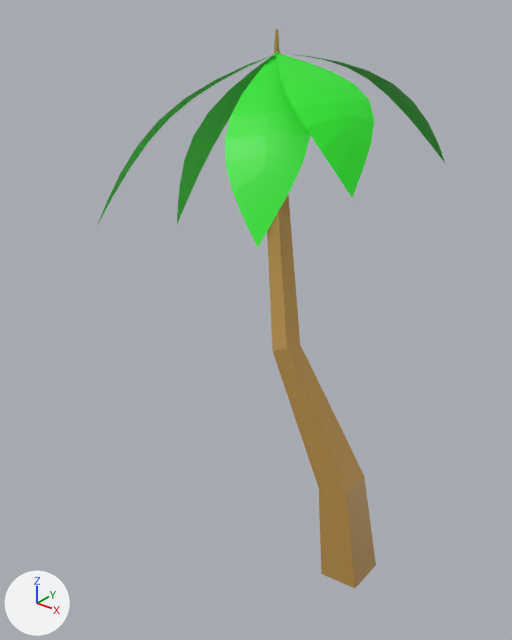
Two versions of the Blender file Assets/Scripts/IslandGenerator/Models/lowPolyTreePalm.blend, one commit apart.
Both versions are drawn from a 50 mm lens placed at (8.42, -13.9, 16.69), pointed at (-4.08, 1.74, 6.99). The axes (+X, +Y, +Z) are drawn at lower left. The lights are the same throughout.

Script lines for the objects in view, before the commit:
```python
me_cube = bpy.data.meshes.new('Cube')
me_cube.from_pydata(...)  # 144 vertices, 142 faces; spans x -4.9..0.6, y -0.6..2.3, z -0.1..15.8
me_cube.materials.append(mat_treepalmbark)
me_plane_001 = bpy.data.meshes.new('Plane.001')
me_plane_001.from_pydata(...)  # 36 vertices, 12 faces, 12 loose edges; spans x -5.17..2.94, y -4.5..4.21, z -4.89..1.93
me_plane_001.materials.append(mat_treepalmleaves)  # green #23e724
ob_bark = bpy.data.objects.new('bark', me_cube)
ob_bark.location = (0.08, 1.32, -0.5)
ob_leaves = bpy.data.objects.new('leaves', me_plane_001)
ob_leaves.location = (-4.84, 3.04, 13.83)
ob_leaves.rotation_euler = (0.0, -0.897, 0.0)  # degrees (0, -51, 0)
_m = ob_leaves.modifiers.new('Subdivision', 'SUBSURF')
_m = ob_leaves.modifiers.new('SimpleDeform', 'SIMPLE_DEFORM')
_m.deform_axis = 'Y'
_m.factor = 0.34
_m.angle = 0.34
```
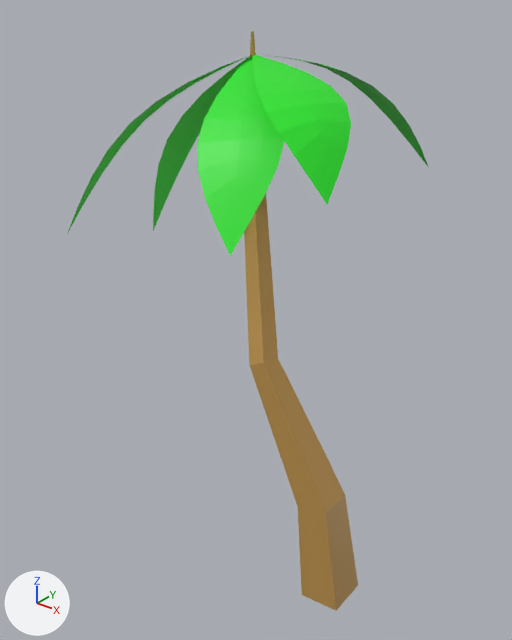
Where the change shows, as pixel boxes [x1, y1, x2, y2] in the pictures (512 x 640 px):
```json
{"object": "leaves", "change": "moved", "before": [97, 51, 445, 248], "after": [67, 54, 428, 256]}
{"object": "bark", "change": "moved", "before": [267, 29, 376, 589], "after": [244, 31, 358, 611]}
```

Scene script edits in JSON lines:
```json
{"op": "set", "path": "ob_leaves.location", "old": "(-4.84, 3.04, 13.83)", "new": "(-4.95, 2.09, 13.86)"}
{"op": "set", "path": "ob_bark.location", "old": "(0.08, 1.32, -0.5)", "new": "(0.08, 0.22, -0.5)"}
```
